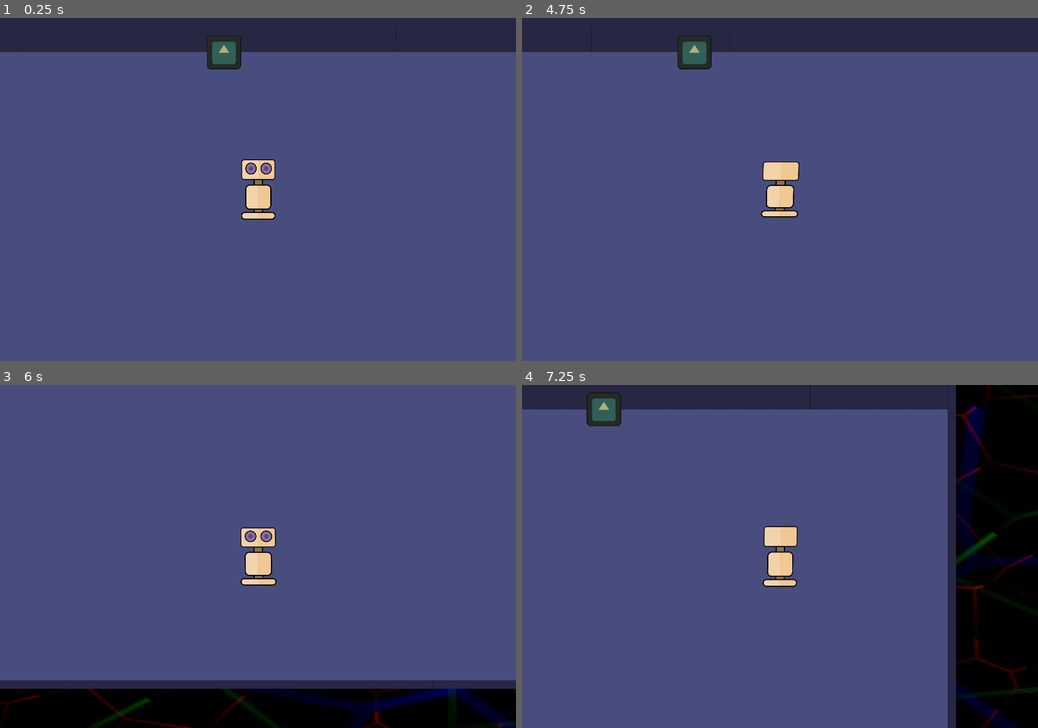
Above: before the commit, frames 1-4 (two rows, left to right).
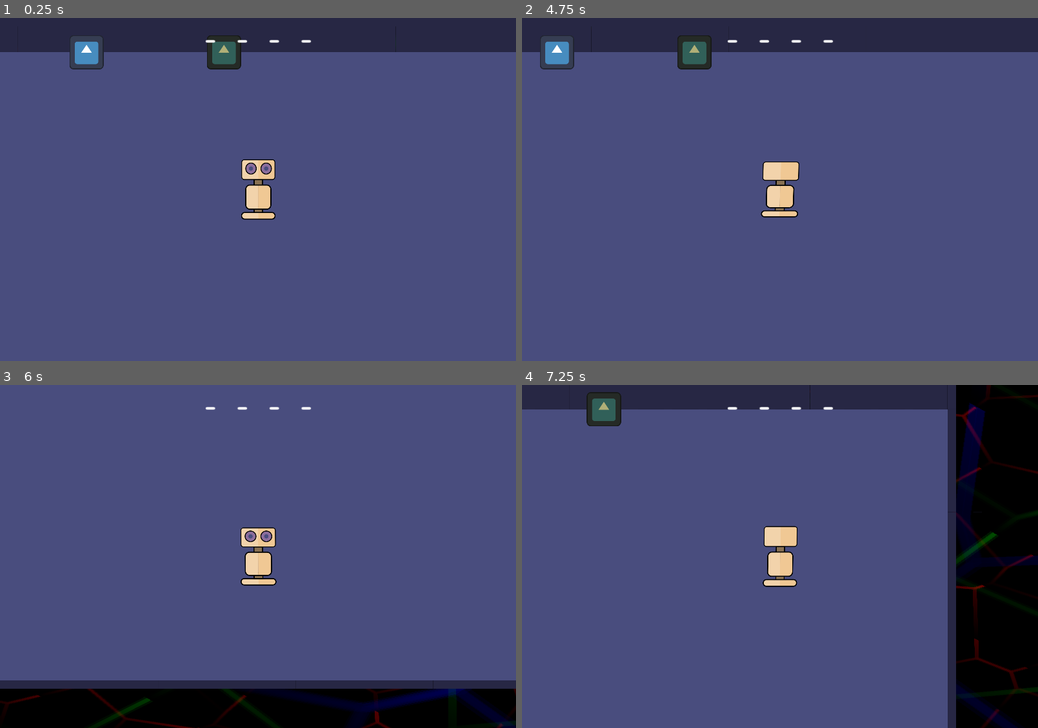
Above: after the commit, the same moments.

Repository: guladam/RememBlur
Game: Godot game, scene res://levels/level.tscn
Two runs of this game, one before a commit and one after it. Both use one fixed random seed, a clock stepped at 60 frames per second and the inputs below. The engine's default icon, where the game draws it, is replaced by a stand-in: a white triangle on a blue panel in a dark square. Sound files missing from this copy of the repository are replaced by a short silence.
Inputs:
- Up to frame 1 (0.25 s): no input
- Up to frame 2 (4.75 s): hold D (right) 0.53-1.28 s; hold Space (interact) 0.53-1.28 s; hold S (down) 1.28-2.03 s; tap Space (interact) at 1.35, 2.85, 4.35 s; hold D (right) 2.03-2.78 s; hold Space (interact) 2.03-2.78 s; hold W (up) 2.78-3.53 s; hold Space (interact) 3.53-4.28 s; hold A (left) from 3.53 s (still down)
- Up to frame 3 (6 s): release A (left) at 5.03 s; hold S (down) 5.03-5.78 s; hold Space (interact) 5.03-5.78 s; hold D (right) from 5.78 s (still down); tap Space (interact) at 5.85 s
- Up to frame 4 (7.25 s): release D (right) at 6.53 s; hold W (up) from 6.53 s (still down); hold Space (interact) from 6.53 s (still down)

The runs differ from the first frame. In frame 1, 0.5% of the frame differs, in the area x 13-61%, y 6-16%; in frame 2, 0.5%, in the area x 3-61%, y 6-16%; in frame 3, less than 0.1%; in frame 4, less than 0.1%.

Commit message:
guessing, winning implemented

Diff:
--- /dev/null
+++ b/interactables/guesser/guesser.gd
@@ -0,0 +1,24 @@
+extends Node2D
+
+signal show_guessing_screen
+signal guessed_correctly
+signal guessed_incorrectly
+
+var _puzzle: Puzzle
+
+
+func setup(p: Puzzle) -> void:
+	_puzzle = p
+
+
+func _on_interactable_interacted(_player: Area2D) -> void:
+	show_guessing_screen.emit()
+
+
+func _on_guess_entered(guess: String) -> void:
+	var result = _puzzle.check_guess(guess)
+
+	if result:
+		guessed_correctly.emit()
+	else:
+		guessed_incorrectly.emit()
--- /dev/null
+++ b/interactables/guesser/guesser.tscn
@@ -0,0 +1,30 @@
+[gd_scene load_steps=7 format=3 uid="uid://3qxqdcpjgqix"]
+
+[ext_resource type="Script" path="res://interactables/guesser/guesser.gd" id="1_07d4o"]
+[ext_resource type="Texture2D" uid="uid://d1ma7m7tncqin" path="res://icon.svg" id="2_xrlnq"]
+[ext_resource type="PackedScene" uid="uid://cqdd5ec3x03dr" path="res://interactables/interactable.tscn" id="3_ebxrk"]
+[ext_resource type="PackedScene" uid="uid://b0lnbpich0nky" path="res://interactables/interaction_popup.tscn" id="4_1lac6"]
+[ext_resource type="Texture2D" uid="uid://bxnrbciubof8d" path="res://interactables/zoom.png" id="5_skc57"]
+
+[sub_resource type="CapsuleShape2D" id="CapsuleShape2D_rinn5"]
+radius = 102.0
+height = 234.0
+
+[node name="Guesser" type="Node2D" groups=["puzzle_receiver"]]
+script = ExtResource("1_07d4o")
+
+[node name="Sprite2D" type="Sprite2D" parent="."]
+texture = ExtResource("2_xrlnq")
+
+[node name="Interactable" parent="." node_paths=PackedStringArray("popup") instance=ExtResource("3_ebxrk")]
+popup = NodePath("../InteractionPopup")
+
+[node name="CollisionShape2D" type="CollisionShape2D" parent="Interactable"]
+shape = SubResource("CapsuleShape2D_rinn5")
+debug_color = Color(0, 0.6, 0.701961, 0.419608)
+
+[node name="InteractionPopup" parent="." instance=ExtResource("4_1lac6")]
+icon_texture = ExtResource("5_skc57")
+text = "guess"
+
+[connection signal="interacted" from="Interactable" to="." method="_on_interactable_interacted"]
--- /dev/null
+++ b/interactables/guesser/guesser_ui.gd
@@ -0,0 +1,60 @@
+extends CenterContainer
+
+signal guess_entered(guess: String)
+
+@onready var guess: LineEdit = %Guess
+@onready var letters: HBoxContainer = %Letters
+@onready var letter := preload("res://interactables/guesser/letter.tscn")
+
+var _puzzle: Puzzle
+var puzzle_length: int
+var typing_enabled := false
+
+
+func setup(puzzle: Puzzle) -> void:
+	_puzzle = puzzle
+	puzzle_length = _puzzle.solution.length()
+	setup_guesser()
+
+
+func setup_guesser() -> void:
+	guess.max_length = puzzle_length
+	guess.placeholder_text = "_".repeat(puzzle_length)
+
+	for i in range(puzzle_length):
+		var new_letter: Label = letter.instantiate()
+		letters.add_child(new_letter)
+		new_letter.text = "_"
+
+
+func show_guesser() -> void:
+	var current_letter: Label
+	guess.placeholder_text = "_".repeat(puzzle_length)
+
+	for i in range(puzzle_length):
+		current_letter = letters.get_child(i)
+		current_letter.text = "_"
+		if _puzzle.seen_letters.has(_puzzle.solution[i]):
+			current_letter.text = _puzzle.solution[i]
+
+	show()
+	guess.grab_focus()
+	guess.clear()
+	typing_enabled = true
+
+
+func submit_guess() -> void:
+	if guess.text.length() != puzzle_length:
+		return
+
+	guess_entered.emit(guess.text)
+	hide()
+	typing_enabled = false
+
+
+func _on_remember_pressed() -> void:
+	submit_guess()
+
+
+func _on_guess_text_submitted(_new_text: String) -> void:
+	submit_guess()
--- /dev/null
+++ b/interactables/guesser/guesser_ui.tscn
@@ -0,0 +1,32 @@
+[gd_scene load_steps=2 format=3 uid="uid://b3o2wkh3qrpvd"]
+
+[ext_resource type="Script" path="res://interactables/guesser/guesser_ui.gd" id="1_swggk"]
+
+[node name="GuesserUI" type="CenterContainer" groups=["puzzle_receiver"]]
+anchors_preset = 8
+anchor_left = 0.5
+anchor_top = 0.5
+anchor_right = 0.5
+anchor_bottom = 0.5
+grow_horizontal = 2
+grow_vertical = 2
+script = ExtResource("1_swggk")
+
+[node name="VBoxContainer" type="VBoxContainer" parent="."]
+layout_mode = 2
+
+[node name="Letters" type="HBoxContainer" parent="VBoxContainer"]
+unique_name_in_owner = true
+layout_mode = 2
+
+[node name="Guess" type="LineEdit" parent="VBoxContainer"]
+unique_name_in_owner = true
+layout_mode = 2
+alignment = 1
+
+[node name="Remember" type="Button" parent="VBoxContainer"]
+layout_mode = 2
+text = "Remember"
+
+[connection signal="text_submitted" from="VBoxContainer/Guess" to="." method="_on_guess_text_submitted"]
+[connection signal="pressed" from="VBoxContainer/Remember" to="." method="_on_remember_pressed"]
--- /dev/null
+++ b/interactables/guesser/letter.tscn
@@ -0,0 +1,15 @@
+[gd_scene load_steps=2 format=3 uid="uid://gs5pgk3hv617"]
+
+[ext_resource type="FontFile" uid="uid://cc0weut07hoh3" path="res://cherrybomb_one.ttf" id="1_wkfxg"]
+
+[node name="Letter" type="Label"]
+anchors_preset = 15
+anchor_right = 1.0
+anchor_bottom = 1.0
+grow_horizontal = 2
+grow_vertical = 2
+theme_override_fonts/font = ExtResource("1_wkfxg")
+theme_override_font_sizes/font_size = 72
+text = "_"
+horizontal_alignment = 1
+vertical_alignment = 1
--- /dev/null
+++ b/interactables/guesser/puzzle_letters.gd
@@ -0,0 +1,35 @@
+extends Control
+
+
+@onready var letters: HBoxContainer = %Letters
+@onready var letter := preload("res://interactables/guesser/letter.tscn")
+
+var _puzzle: Puzzle
+var puzzle_length: int
+
+
+func setup(puzzle: Puzzle) -> void:
+	_puzzle = puzzle
+	_puzzle.changed.connect(update_letters)
+	puzzle_length = _puzzle.solution.length()
+	setup_puzzle()
+
+
+func setup_puzzle() -> void:
+	for i in range(puzzle_length):
+		var new_letter: Label = letter.instantiate()
+		letters.add_child(new_letter)
+		new_letter.text = "_"
+
+
+func update_letters() -> void:
+	for i in range(puzzle_length):
+		var current_letter: Label = letters.get_child(i)
+		current_letter.text = "_"
+		if _puzzle.seen_letters.has(_puzzle.solution[i]):
+			current_letter.text = _puzzle.solution[i]
+
+
+func show_solution() -> void:
+	for i in range(puzzle_length):
+		letters.get_child(i).text = _puzzle.solution[i]
--- /dev/null
+++ b/interactables/guesser/puzzle_letters.tscn
@@ -0,0 +1,24 @@
+[gd_scene load_steps=2 format=3 uid="uid://wfim02c132bf"]
+
+[ext_resource type="Script" path="res://interactables/guesser/puzzle_letters.gd" id="1_qdwbu"]
+
+[node name="PuzzleLetters" type="Control" groups=["puzzle_receiver"]]
+layout_mode = 3
+anchors_preset = 5
+anchor_left = 0.5
+anchor_right = 0.5
+grow_horizontal = 2
+script = ExtResource("1_qdwbu")
+
+[node name="Letters" type="HBoxContainer" parent="."]
+unique_name_in_owner = true
+layout_mode = 1
+anchors_preset = 5
+anchor_left = 0.5
+anchor_right = 0.5
+offset_left = -257.5
+offset_right = 257.5
+offset_bottom = 108.0
+grow_horizontal = 2
+theme_override_constants/separation = 80
+alignment = 1
--- a/interactables/hint_givers/touch_hint_giver.gd
+++ b/interactables/hint_givers/touch_hint_giver.gd
@@ -27,6 +27,7 @@
 	if h:
 		player.take_box(h)
 		cooldown.start()
+		interactable.hide_popup()
 		interactable.turn_off()
 	else:
 		# TODO give feedback to player (eg. camshake)
--- a/interactables/interactable.gd
+++ b/interactables/interactable.gd
@@ -2,8 +2,6 @@
 
 signal interacted(player: Area2D)
 
-@export var has_cooldown := true
-@export var cooldown_time := 10.0
 @export var popup: InteractionPopup
 
 @onready var collision_shape_2d: CollisionShape2D = $CollisionShape2D
@@ -12,39 +10,42 @@
 var can_interact := false
 
 
-func _input(event: InputEvent) -> void:
+func _unhandled_input(event: InputEvent) -> void:
 	if not can_interact or collision_shape_2d.disabled:
 		return
 
 	if event.is_action_pressed("interact"):
-		can_interact = false
 		interacted.emit(_player)
-
-		if popup:
-			popup.disappear()
+		get_viewport().set_input_as_handled()
 
 
 func _on_area_entered(area: Area2D) -> void:
-	if popup:
-		popup.appear()
-
+	show_popup()
 	_player = area
 	can_interact = true
 
 
 func _on_area_exited(_area: Area2D) -> void:
-	if popup:
-		popup.disappear()
-
+	hide_popup()
 	_player = null
 	can_interact = false
 
 
+func show_popup() -> void:
+	if popup:
+		popup.appear()
+
+
+func hide_popup() -> void:
+	if popup:
+		popup.disappear()
+
+
 func turn_off() -> void:
-	if popup.animation_player.is_playing():
-		await popup.animation_player.animation_finished
+	can_interact = false
 	collision_shape_2d.set_deferred("disabled", true)
 
 
 func turn_on() -> void:
+	can_interact = true
 	collision_shape_2d.set_deferred("disabled", false)
--- a/levels/level.gd
+++ b/levels/level.gd
@@ -1,19 +1,19 @@
 extends Node2D
-
 
 @export var puzzle: Puzzle
 
 @onready var ui: CanvasLayer = $UI
+@onready var hint_examiner: Node2D = $HintExaminer
+@onready var guesser: Node2D = $Guesser
 
 
 func _ready() -> void:
 	puzzle.reset()
 	get_tree().call_group("puzzle_receiver", "setup", puzzle)
 
+	hint_examiner.show_all_hints_screen.connect(ui.show_all_hints_screen)
+	hint_examiner.show_latest_hint_screen.connect(ui.show_latest_hint_screen)
 
-func _on_hint_examiner_show_latest_hint_screen(hint: Hint) -> void:
-	ui.show_latest_hint_screen(hint)
-
-
-func _on_hint_examiner_show_all_hints_screen() -> void:
-	ui.show_all_hints_screen()
+	guesser.show_guessing_screen.connect(ui.show_guesser_ui)
+	guesser.guessed_correctly.connect(ui.show_solution)
+	ui.guess_entered.connect(guesser._on_guess_entered)
--- a/levels/level.tscn
+++ b/levels/level.tscn
@@ -7,10 +7,13 @@
 [ext_resource type="PackedScene" uid="uid://sa16u6skxwxt" path="res://player/player.tscn" id="3_5vla8"]
 [ext_resource type="Shader" path="res://levels/level_background.gdshader" id="3_csofm"]
 [ext_resource type="PackedScene" uid="uid://dns1ybse4vg1a" path="res://interactables/hint_examiner/hint_examiner.tscn" id="7_1cm8l"]
+[ext_resource type="PackedScene" uid="uid://3qxqdcpjgqix" path="res://interactables/guesser/guesser.tscn" id="8_eb060"]
 [ext_resource type="PackedScene" uid="uid://bt5s66j4no7ta" path="res://interactables/hint_examiner/latest_hint_screen.tscn" id="8_wvc2n"]
 [ext_resource type="Script" path="res://levels/level_ui.gd" id="8_xg5p3"]
 [ext_resource type="PackedScene" uid="uid://cac3mwjxdapna" path="res://interactables/hint_givers/touch_hint_giver.tscn" id="10_bgrpp"]
 [ext_resource type="PackedScene" uid="uid://cosp287ap0ox3" path="res://interactables/hint_examiner/all_hints_screen.tscn" id="10_jc0lw"]
+[ext_resource type="PackedScene" uid="uid://wfim02c132bf" path="res://interactables/guesser/puzzle_letters.tscn" id="11_vd0mw"]
+[ext_resource type="PackedScene" uid="uid://b3o2wkh3qrpvd" path="res://interactables/guesser/guesser_ui.tscn" id="13_x23yd"]
 
 [sub_resource type="TileSetAtlasSource" id="TileSetAtlasSource_4i1xo"]
 texture = ExtResource("1_lv850")
@@ -116,6 +119,9 @@
 modulate = Color(0.690196, 0.686275, 0.466667, 1)
 position = Vector2(640, 256)
 
+[node name="Guesser" parent="." instance=ExtResource("8_eb060")]
+position = Vector2(128, 256)
+
 [node name="UI" type="CanvasLayer" parent="."]
 script = ExtResource("8_xg5p3")
 
@@ -123,6 +129,11 @@
 visible = false
 
 [node name="AllHintsScreen" parent="UI" instance=ExtResource("10_jc0lw")]
+visible = false
+
+[node name="PuzzleLetters" parent="UI" instance=ExtResource("11_vd0mw")]
+
+[node name="GuesserUI" parent="UI" instance=ExtResource("13_x23yd")]
 visible = false
 
 [node name="BackgroundLayer" type="CanvasLayer" parent="."]
@@ -135,7 +146,3 @@
 offset_right = 3840.0
 offset_bottom = 2160.0
 metadata/_edit_lock_ = true
-
-[connection signal="show_all_hints_screen" from="HintExaminer" to="." method="_on_hint_examiner_show_all_hints_screen"]
-[connection signal="show_latest_hint_screen" from="HintExaminer" to="." method="_on_hint_examiner_show_latest_hint_screen"]
-[connection signal="switch_to_all_hints_screen" from="UI/LatestHintScreen" to="UI" method="show_all_hints_screen"]
--- a/levels/level_ui.gd
+++ b/levels/level_ui.gd
@@ -1,8 +1,16 @@
 extends CanvasLayer
 
+signal guess_entered(guess: String)
 
 @onready var latest_hint_screen: CenterContainer = $LatestHintScreen
 @onready var all_hints_screen: CenterContainer = $AllHintsScreen
+@onready var puzzle_letters: Control = $PuzzleLetters
+@onready var guesser_ui: CenterContainer = $GuesserUI
+
+
+func _ready() -> void:
+	latest_hint_screen.switch_to_all_hints_screen.connect(show_all_hints_screen)
+	guesser_ui.guess_entered.connect(func(guess: String): guess_entered.emit(guess))
 
 
 func show_latest_hint_screen(hint: Hint) -> void:
@@ -11,3 +19,11 @@
 
 func show_all_hints_screen() -> void:
 	all_hints_screen.show_screen()
+
+
+func show_solution() -> void:
+	puzzle_letters.show_solution()
+
+
+func show_guesser_ui() -> void:
+	guesser_ui.show_guesser()
--- a/puzzles/animals/lion.tres
+++ b/puzzles/animals/lion.tres
@@ -8,6 +8,7 @@
 
 [resource]
 script = ExtResource("1_kntro")
+solution_key = "PUZZLE_LION"
 hints = Array[Resource("res://hints/hint.gd")]([ExtResource("1_lqtnj"), ExtResource("2_r46w5"), ExtResource("3_p3udl"), ExtResource("4_lbdra")])
 category = 0
 helpfulness_values = Array[int]([2, 3, 1, 2])
--- a/puzzles/puzzle.gd
+++ b/puzzles/puzzle.gd
@@ -5,15 +5,40 @@
 signal hint_added_as_seen(hint: Hint)
 
 
+@export var solution_key: String
 @export var hints: Array[Hint] : set = set_hints
 @export var category: Categories.CATEGORIES
 @export var helpfulness_values: Array[int]
+
+var solution: String
 var seen_hints: Array[Hint]
+var seen_letters: Array[String]
 
 
 func reset() -> void:
 	seen_hints.clear()
+	seen_letters.clear()
+	solution = tr(solution_key)
 
+
+func check_guess(guess: String) -> bool:
+	if solution.length() > 0 and guess.to_lower() == solution.to_lower():
+		return true
+
+	if guess.length() != solution.length():
+		return false
+
+	var has_new_letter := false
+
+	for i in range(solution.length()):
+		if solution[i] == guess[i] and not seen_letters.has(guess[i]):
+			seen_letters.append(guess[i])
+			has_new_letter = true
+
+	if has_new_letter:
+		emit_changed()
+
+	return false
 
 func set_hints(new_hints: Array) -> void:
 	hints = new_hints
--- a/translation/translation_utf8.csv
+++ b/translation/translation_utf8.csv
@@ -65,3 +65,4 @@
 TOUCH_WARM,warm,meleg
 TOUCH_SLIMY,slimy,nyálkás
 TOUCH_FUZZY,fuzzy,pelyhes
+PUZZLE_LION,lion,oroszlán
Binary file added: cherrybomb_one.ttf
Not shown, added: cherrybomb_one.ttf.import
Not shown: 1 places in levels/level.tscn that only renumber resources
